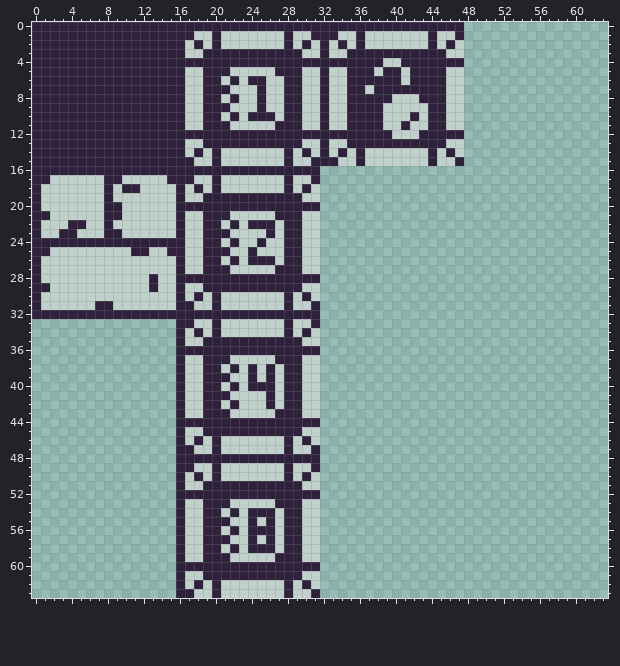
Pixel-art sprite: assets/tileset.png. This is how it looked before the edit.
The file is 64x64 pixels.
New version:
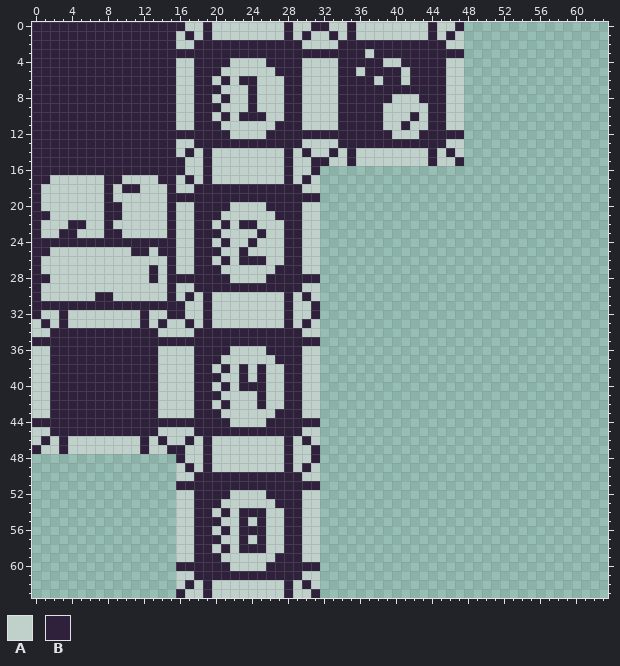
Palette (. is transparent): A #c0d1cc  B #2f213b
Commit message: Setup camera, update graphics to remove padding
Diff:
y 0: x 17..18 BB -> AA; x 20..27 BBBBBBBB -> AAAAAAAA; x 29..30 BB -> AA; x 33..34 BB -> AA; x 36..43 BBBBBBBB -> AAAAAAAA; x 45..46 BB -> AA
y 1: x 16 B -> A; x 19..20 AB -> BA; x 30..32 ABB -> BAA; x 35..36 AB -> BA; x 46..47 AB -> BA
y 2: x 16 B -> A; x 19 A -> B; x 21..27 AAAAAAA -> BBBBBBB; x 29..30 AB -> BA; x 32 B -> A; x 35 A -> B; x 37..43 AAAAAAA -> BBBBBBB; x 45..46 AB -> BA
y 3: x 17..18 AA -> BB; x 30..31 AA -> BB; x 33..34 AA -> BB; x 37 B -> A; x 46..47 AA -> BB
y 4: x 16..17 BB -> AA; x 22..25 BBBB -> AAAA; x 30..33 BBBB -> AAAA; x 46..47 BB -> AA
y 5: x 16 B -> A; x 18 A -> B; x 21 B -> A; x 32 B -> A; x 34 A -> B; x 36 B -> A; x 38 A -> B
y 6: x 16 B -> A; x 18 A -> B; x 20..23 BABA -> ABAB; x 25 B -> A; x 32 B -> A; x 34 A -> B; x 38 B -> A
y 7: x 16 B -> A; x 18 A -> B; x 21 B -> A; x 24..25 AB -> BA; x 32 B -> A; x 34 A -> B; x 37 A -> B
y 8: x 16 B -> A; x 18 A -> B; x 20..22 BAB -> ABA; x 24..25 AB -> BA; x 32 B -> A; x 34 A -> B
y 9: x 16 B -> A; x 18 A -> B; x 21 B -> A; x 24..25 AB -> BA; x 32 B -> A; x 34 A -> B
y 10: x 16 B -> A; x 18 A -> B; x 20..23 BABA -> ABAB; x 26 B -> A; x 32 B -> A; x 34 A -> B
y 11: x 16 B -> A; x 18 A -> B; x 21 B -> A; x 32 B -> A; x 34 A -> B
y 12: x 22..25 BBBB -> AAAA
y 13: x 16 B -> A; x 18 A -> B; x 32 B -> A; x 34 A -> B
y 14: x 16..20 BABAB -> ABABA; x 32..36 BABAB -> ABABA
y 15: x 17 B -> A; x 19..20 AB -> BA; x 33 B -> A; x 35..36 AB -> BA
y 16: x 17..18 BB -> AA; x 20..27 BBBBBBBB -> AAAAAAAA; x 29..30 BB -> AA
y 17: x 14 A -> B; x 16 B -> A; x 19..20 AB -> BA; x 30..31 AB -> BA
y 18: x 15..16 AB -> BA; x 19 A -> B; x 21..27 AAAAAAA -> BBBBBBB; x 29..30 AB -> BA
y 19: x 15 A -> B; x 17..18 AA -> BB; x 30..31 AA -> BB
y 20: x 15..17 ABB -> BAA; x 22..25 BBBB -> AAAA; x 30..31 BB -> AA
y 21: x 15..16 AB -> BA; x 18 A -> B; x 21 B -> A
y 22: x 15..16 AB -> BA; x 18 A -> B; x 20..23 BABA -> ABAB; x 25..26 BB -> AA
y 23: x 15..16 AB -> BA; x 18 A -> B; x 21 B -> A; x 25..26 AB -> BA
y 24: x 16 B -> A; x 18 A -> B; x 20..22 BAB -> ABA; x 24..25 AB -> BA
y 25: x 14 A -> B; x 16 B -> A; x 18 A -> B; x 21 B -> A; x 23..24 AB -> BA
y 26: x 15..16 AB -> BA; x 18 A -> B; x 20..23 BABA -> ABAB; x 26 B -> A
y 27: x 13 A -> B; x 15..16 AB -> BA; x 18 A -> B; x 21 B -> A
y 28: x 1 A -> B; x 15 A -> B; x 22..25 BBBB -> AAAA
y 29: x 1 B -> A; x 13 B -> A; x 15..16 AB -> BA; x 18 A -> B
y 30: x 7..8 AA -> BB; x 15..20 ABABAB -> BABABA
y 31: x 1..6 AAAAAA -> BBBBBB; x 9..15 AAAAAAA -> BBBBBBB; x 17 B -> A; x 19..20 AB -> BA
y 32: x 1..2 BB -> AA; x 4..11 BBBBBBBB -> AAAAAAAA; x 13..14 BB -> AA; x 17..18 BB -> AA; x 20..27 BBBBBBBB -> AAAAAAAA; x 29..30 BB -> AA
y 33: x 0..16 ................B -> ABABAAAAAAAABABAA; x 19..20 AB -> BA; x 30..31 AB -> BA
y 34: x 0..16 ................B -> AABBBBBBBBBBBBAAA; x 19 A -> B; x 21..27 AAAAAAA -> BBBBBBB; x 29..30 AB -> BA
y 35: x 0..15 ................ -> BBBBBBBBBBBBBBBB; x 17..18 AA -> BB; x 30..31 AA -> BB
y 36: x 0..17 ................BB -> AABBBBBBBBBBBBAAAA; x 22..25 BBBB -> AAAA; x 30..31 BB -> AA
y 37: x 0..16 ................B -> AABBBBBBBBBBBBAAA; x 18 A -> B; x 21 B -> A
y 38: x 0..16 ................B -> AABBBBBBBBBBBBAAA; x 18 A -> B; x 20..26 BABABAB -> ABABABA
y 39: x 0..16 ................B -> AABBBBBBBBBBBBAAA; x 18 A -> B; x 21 B -> A; x 23..26 ABAB -> BABA
y 40: x 0..16 ................B -> AABBBBBBBBBBBBAAA; x 18 A -> B; x 20..23 BABA -> ABAB; x 26 B -> A
y 41: x 0..16 ................B -> AABBBBBBBBBBBBAAA; x 18 A -> B; x 21 B -> A; x 25..26 AB -> BA
y 42: x 0..16 ................B -> AABBBBBBBBBBBBAAA; x 18 A -> B; x 20..22 BAB -> ABA; x 25..26 AB -> BA
y 43: x 0..16 ................B -> AABBBBBBBBBBBBAAA; x 18 A -> B; x 21 B -> A
y 44: x 0..15 ................ -> BBBBBBBBBBBBBBBB; x 22..25 BBBB -> AAAA
y 45: x 0..16 ................B -> AABBBBBBBBBBBBAAA; x 18 A -> B
y 46: x 0..20 ................BABAB -> ABABAAAAAAAABABAABABA
y 47: x 0..15 ................ -> BAABAAAAAAAABAAB; x 17 B -> A; x 19..20 AB -> BA
y 48: x 17..18 BB -> AA; x 20..27 BBBBBBBB -> AAAAAAAA; x 29..30 BB -> AA
y 49: x 16 B -> A; x 19..20 AB -> BA; x 30..31 AB -> BA
y 50: x 16 B -> A; x 19 A -> B; x 21..27 AAAAAAA -> BBBBBBB; x 29..30 AB -> BA
y 51: x 17..18 AA -> BB; x 30..31 AA -> BB
y 52: x 16..17 BB -> AA; x 22..25 BBBB -> AAAA; x 30..31 BB -> AA
y 53: x 16 B -> A; x 18 A -> B; x 21 B -> A
y 54: x 16 B -> A; x 18 A -> B; x 20..23 BABA -> ABAB; x 26 B -> A
y 55: x 16 B -> A; x 18 A -> B; x 21 B -> A; x 23..26 ABAB -> BABA
y 56: x 16 B -> A; x 18 A -> B; x 20..23 BABA -> ABAB; x 26 B -> A
y 57: x 16 B -> A; x 18 A -> B; x 21 B -> A; x 23..26 ABAB -> BABA
y 58: x 16 B -> A; x 18 A -> B; x 20..23 BABA -> ABAB; x 26 B -> A
y 59: x 16 B -> A; x 18 A -> B; x 21 B -> A
y 60: x 22..25 BBBB -> AAAA
y 61: x 16 B -> A; x 18 A -> B
y 62: x 16..20 BABAB -> ABABA
y 63: x 17 B -> A; x 19..20 AB -> BA
Changed places in both pictures, as pixel boxes (x1, y1, x2, y2):
changed: (32, 22, 464, 598)
